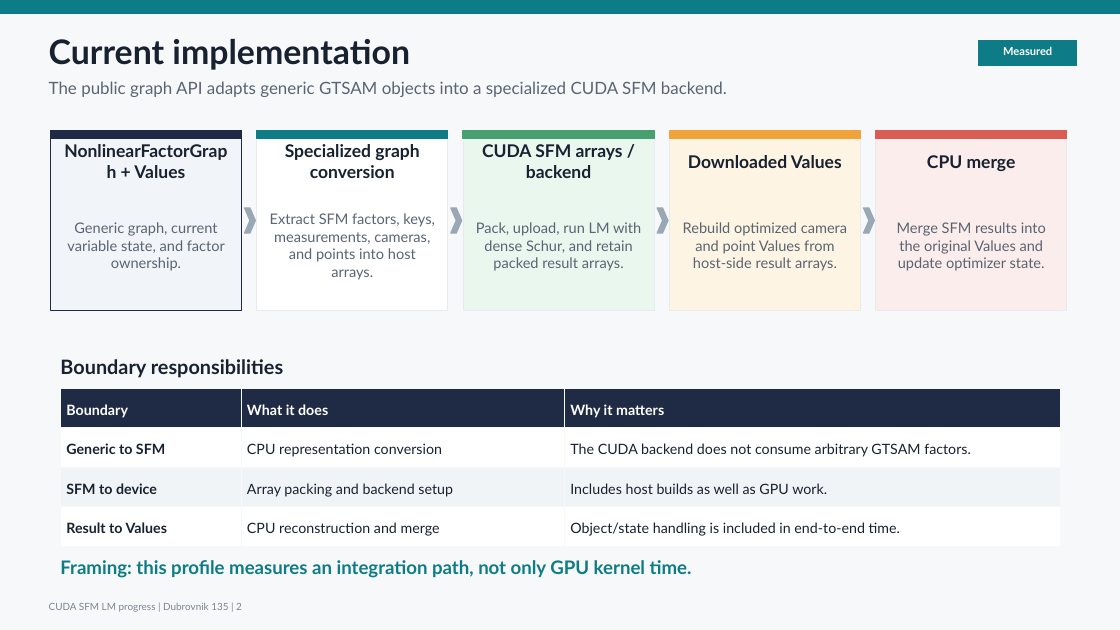
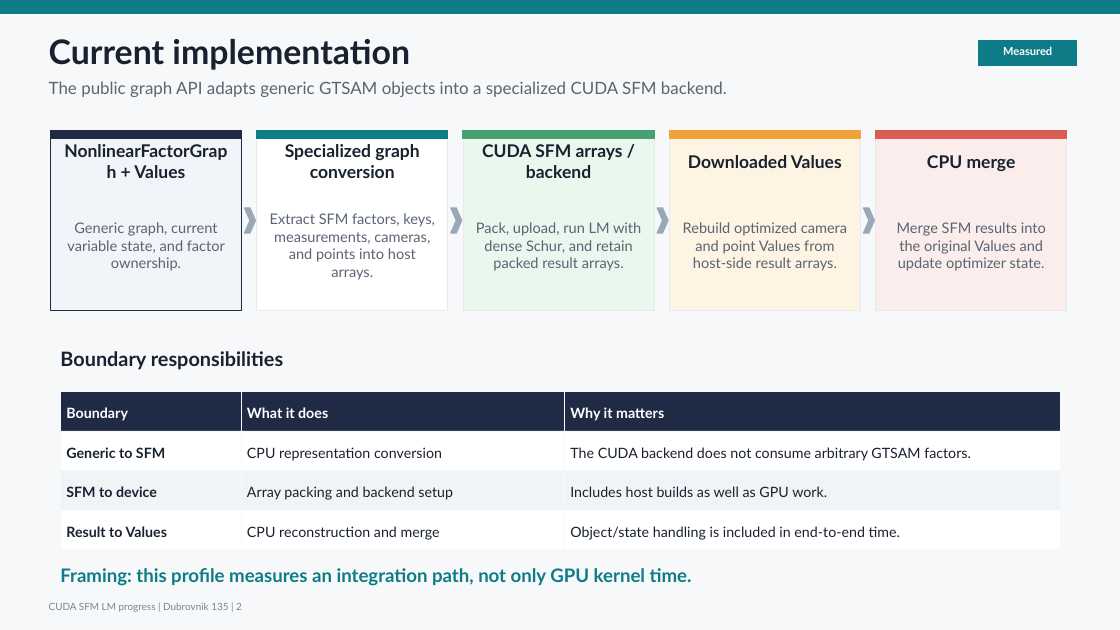
Before and after one commit to borglab/gtsam, a slide deck: slide 2 of timing/sfm_ba/benchmark_logs/20260710T_cuda_sfm_progress/cuda_sfm_progress_update.pptx. Drawn at 1120x630 pixels with LibreOffice and Linux fonts; fonts in the diff are those of the drawing. Boxes give left, top, right and bottom in pixels: in the first picture for what was removed or moved away, otherwise in the second. Text is boxed around its words. In the diff, an @@ line names an element or a change of style, - is before the commit and + after.

Commit message:
docs: refine CUDA SFM deck visual hierarchy

```diff
--- a/timing/sfm_ba/benchmark_logs/20260710T_cuda_sfm_progress/cuda_sfm_progress_update.pptx
+++ b/timing/sfm_ba/benchmark_logs/20260710T_cuda_sfm_progress/cuda_sfm_progress_update.pptx
@@ text "Boundary responsibilities": place and size @@
-text "Boundary responsibilities" at [60, 359, 283, 378]
+text "Boundary responsibilities" at [60, 351, 283, 370]
@@ 9 rectangles, 6 texts: place and size @@
-9 rectangles, 6 texts at [60, 388, 1060, 536]
+9 rectangles, 6 texts at [60, 392, 1060, 540]
@@ text "Framing: this profile measures an ...": place and size @@
-text "Framing: this profile measures an ..." at [60, 560, 692, 578]
+text "Framing: this profile measures an ..." at [60, 568, 692, 586]
```
Also in this commit, not shown: 5 other slides changed, 8 other files.
